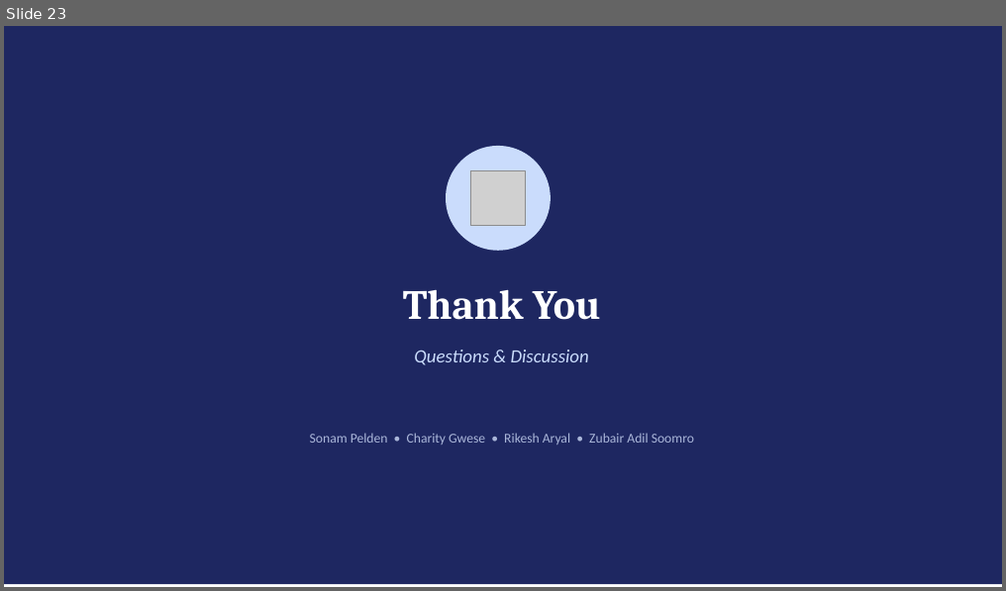
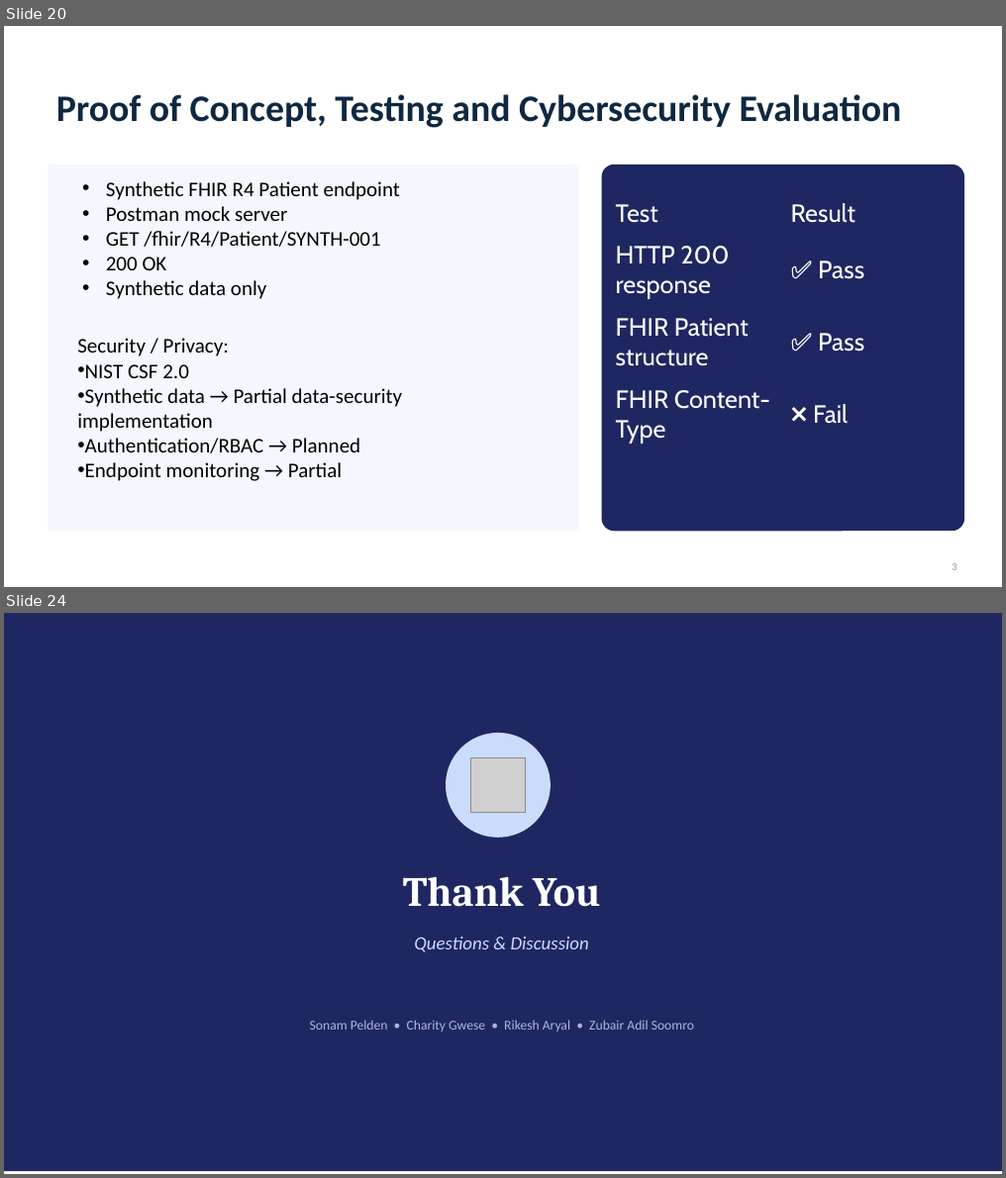
Before and after one commit to SkinnySeal17/HEAALTHCARE_SYSTEM, a slide deck: DOCUMENTS/Presentation_Assignment2.pptx. Shown one above the other, each under a label of ours: slide 23 before the commit, slides 20 and 24 after it; the slides between them are not shown. The pictures are 1006x591 and 1006x1178 pixels, drawn with LibreOffice and Linux fonts; fonts in the diff are those of the drawing; grey boxes stand for pictures. Boxes give left, top, right and bottom in pixels: in the first picture for what was removed or moved away, otherwise in the second. Text is boxed around its words. In the diff, an @@ line names an element or a change of style, - is before the commit and + after.

```diff
--- a/DOCUMENTS/Presentation_Assignment2.pptx
+++ b/DOCUMENTS/Presentation_Assignment2.pptx
@@ slide 20 added at bbox=[4, 26, 1002, 587], background #FFFFFF @@
@@ text added at bbox=[56, 94, 902, 128], 36 pt, text #0E2841, bold @@
+Proof of Concept, Testing and Cybersecurity Evaluation
@@ rectangle added at bbox=[48, 165, 579, 531], fill #F4F7FD @@
@@ rounded rectangle added at bbox=[601, 165, 964, 531], fill #1E2761 @@
@@ text added at bbox=[106, 181, 400, 299], 20 pt, text #000000 @@
+• Synthetic FHIR R4 Patient endpoint
+• Postman mock server
+• GET /fhir/R4/Patient/SYNTH-001
+• 200 OK
+• Synthetic data only
@@ table added at bbox=[608, 190, 958, 448], 4 rows, 2 columns @@
+Test | Result
+HTTP 200 response | ✅ Pass
+FHIR Patient structure | ✅ Pass
+FHIR Content-Type | ❌ Fail
@@ text added at bbox=[77, 338, 403, 481], 20 pt, text #000000 @@
+Security / Privacy:
+• NIST CSF 2.0
+• Synthetic data → Partial data-security implementation
+• Authentication/RBAC → Planned
+• Endpoint monitoring → Partial
@@ text added at bbox=[951, 564, 956, 570], 10 pt, text #8C97AE @@
+3
@@ what was slide 23 is now slide 24 @@
```
Also in this commit, not shown: 10 slides changed, 3 other slides added, 3 slides removed.
